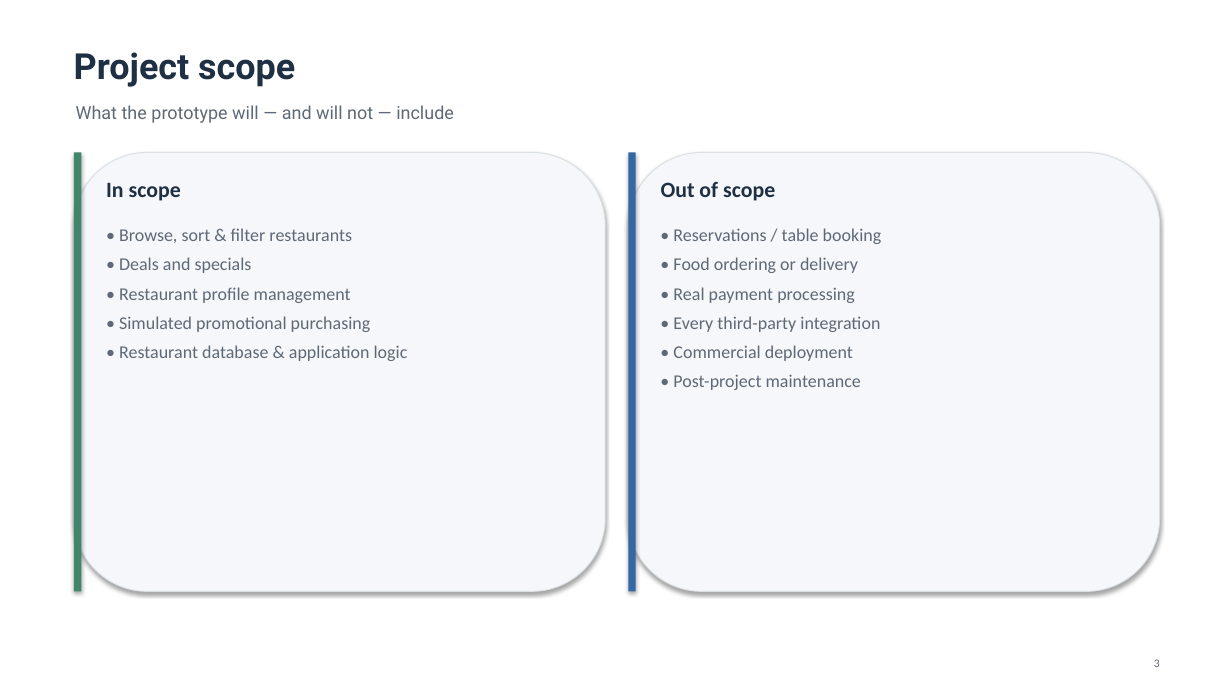
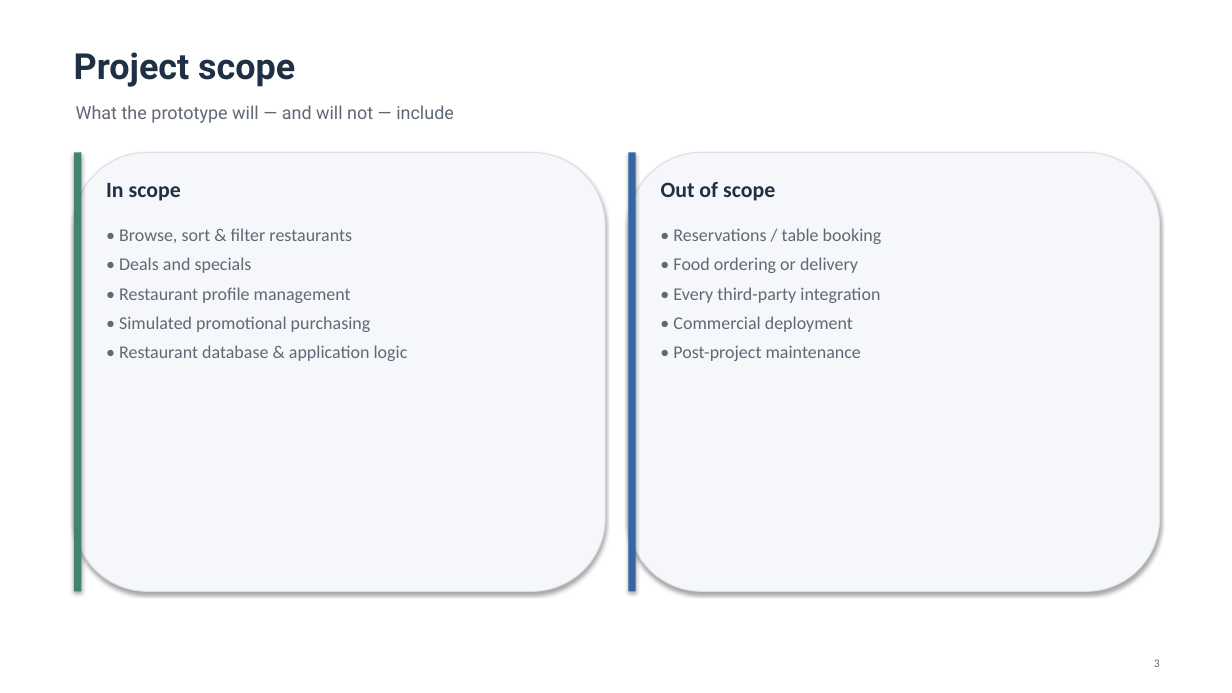
Before and after one commit to armaanrajwani/Hostit, a slide deck: slide 3 of HostIt_Project_Charter_Pitch.pptx. Drawn at 1232x693 pixels with LibreOffice and Linux fonts; fonts in the diff are those of the drawing. Boxes give left, top, right and bottom in pixels: in the first picture for what was removed or moved away, otherwise in the second. Text is boxed around its words. In the diff, an @@ line names an element or a change of style, - is before the commit and + after.

```diff
--- a/HostIt_Project_Charter_Pitch.pptx
+++ b/HostIt_Project_Charter_Pitch.pptx
@@ text at (x1=673, y1=287, x2=855, y2=303): paragraph removed @@
-• Real payment processing
```
Also in this commit, not shown: 2 other slides changed, 1 other file.
